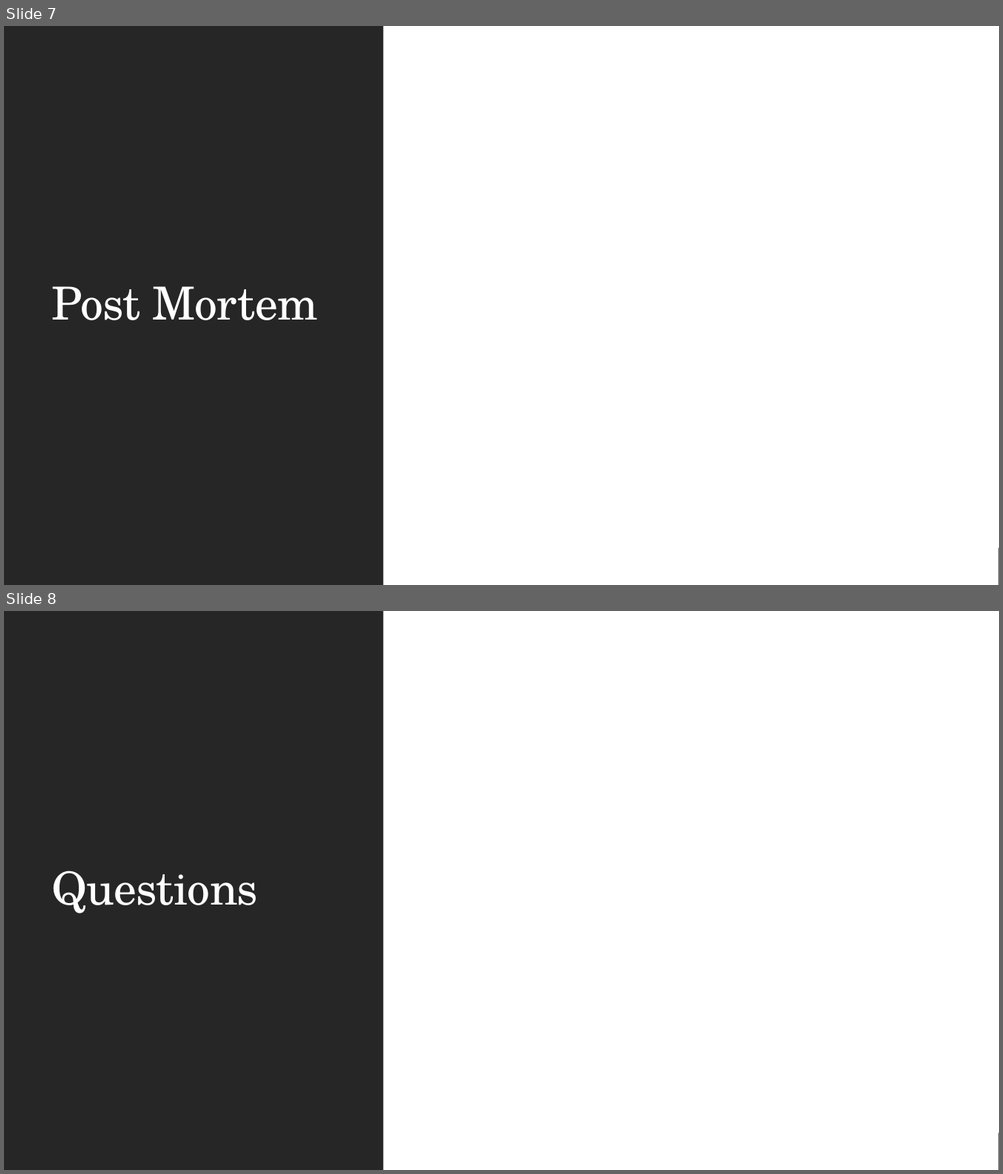
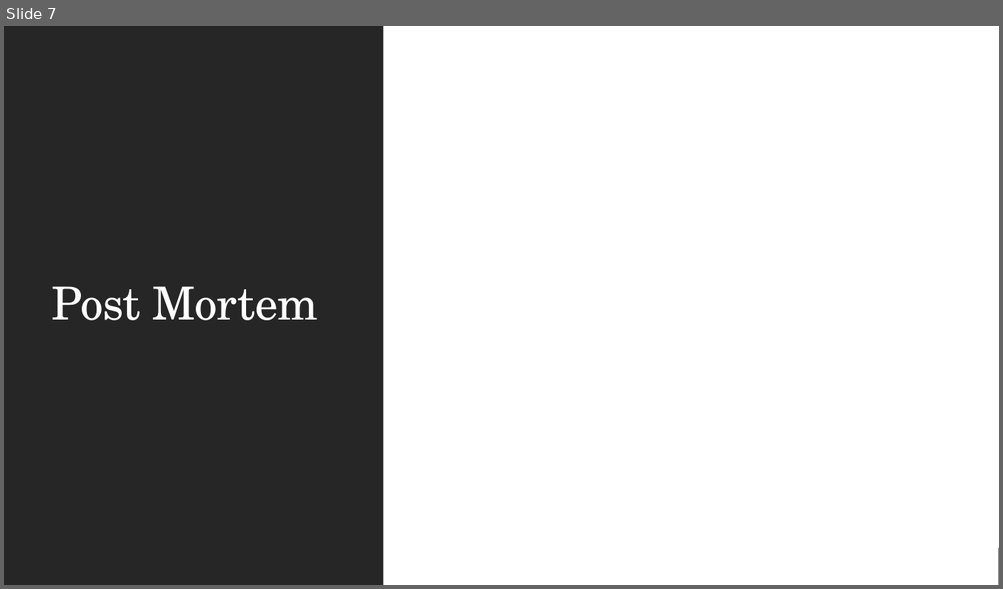
Before and after one commit to NHigs58/Project-1-, a slide deck: Presentation.pptx. Shown one above the other, each under a label of ours: slides 7 and 8 before the commit, slide 7 after it. The pictures are 1003x1174 and 1003x589 pixels, drawn with LibreOffice and Linux fonts; fonts in the diff are those of the drawing. Boxes give left, top, right and bottom in pixels: in the first picture for what was removed or moved away, otherwise in the second. Text is boxed around its words. In the diff, an @@ line names an element or a change of style, - is before the commit and + after.

```diff
--- a/Presentation.pptx
+++ b/Presentation.pptx
@@ slide 8 removed at (4,611,999,1170), background #FFFFFF; not listed: 1 template element that a slide beside it also shows @@
@@ rectangle removed at (4,611,999,1170) @@
@@ rectangle removed at (4,611,383,1170) @@
@@ title removed at (51,871,258,914) @@
-Questions
```
Also in this commit, not shown: 3 slides changed, 2 slides added, 1 other slide removed.
